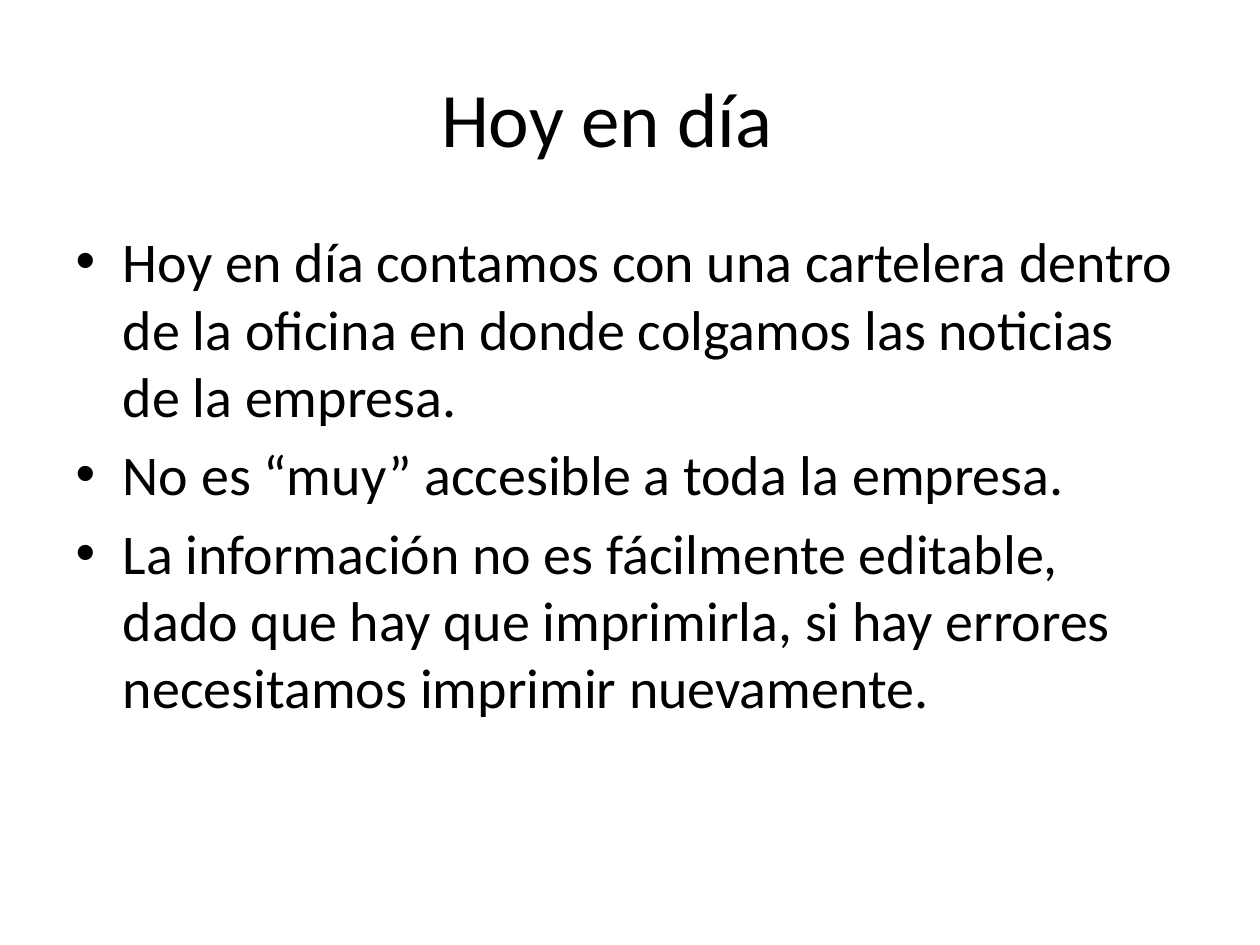
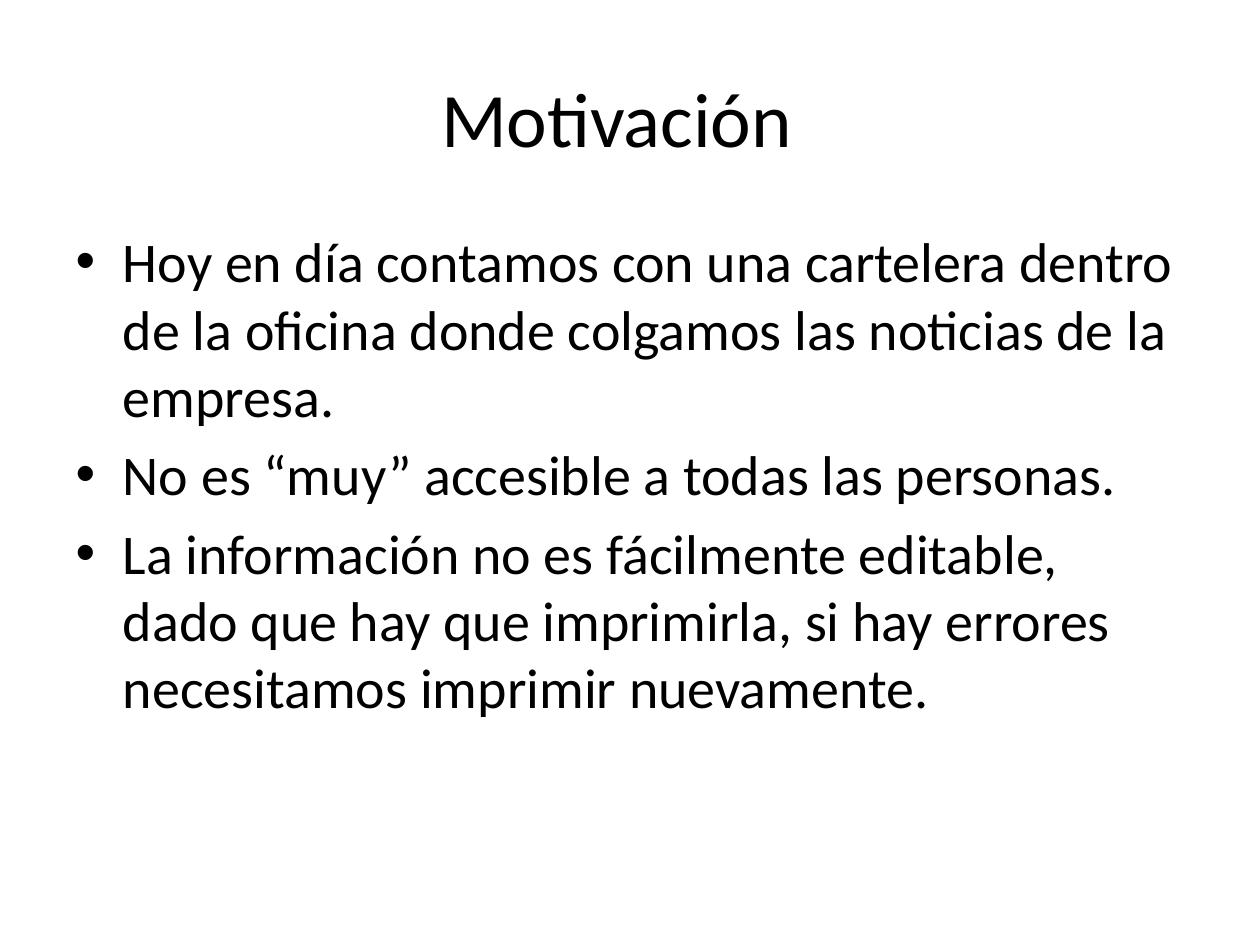
Before and after one commit to ignaciod/hackaton, a slide deck: slide 2 of Presentación/Hackaton.pptx. Drawn at 1260x945 pixels with LibreOffice and Linux fonts; fonts in the diff are those of the drawing. Boxes give left, top, right and bottom in pixels: in the first picture for what was removed or moved away, otherwise in the second. Text is boxed around its words. In the diff, an @@ line names an element or a change of style, - is before the commit and + after.

```diff
--- a/Presentación/Hackaton.pptx
+++ b/Presentación/Hackaton.pptx
@@ title at (x1=441, y1=93, x2=792, y2=148): text changed @@
-Hoy en día
+Motivación
@@ text at (x1=123, y1=243, x2=1172, y2=504): text changed @@
-• Hoy en día contamos con una cartelera dentro de la oficina en donde colgamos las noticias de la empresa.
-• No es “muy” accesible a toda la empresa.
+• Hoy en día contamos con una cartelera dentro de la oficina donde colgamos las noticias de la empresa.
+• No es “muy” accesible a todas las personas.
```
Also in this commit, not shown: 2 other slides changed.
